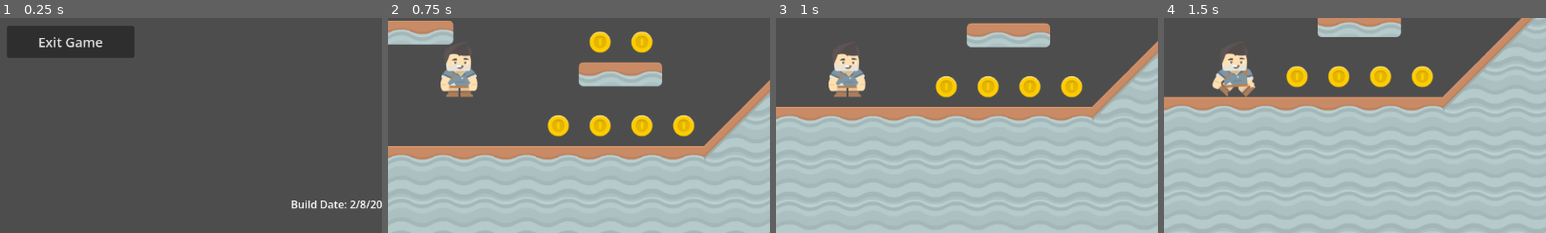
Above: before the commit, frames 1-4 (left to right).
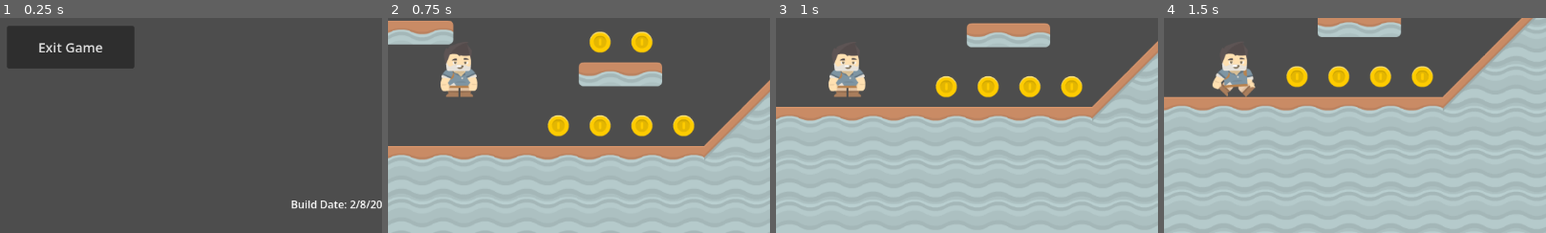
Above: after the commit, the same moments.

Repository: CBKain23/godotprojectplayground
Game: Godot game, scene res://ui/main_menu.tscn
The game is run twice, just before and just after one commit, with the same random seed, the same clock (stepped at 60 frames per second) and the same inputs.
Inputs:
- Up to frame 1 (0.25 s): no input
- Up to frame 2 (0.75 s): click "Start Game" at 0.5 s
- Up to frame 3 (1 s): no input
- Up to frame 4 (1.5 s): hold Right (move_right) from 1.28 s (still down)
The pictures show only the part of the screen within x 41-91%, y 50-100%; the shares and areas given below are measured in that part.

The runs differ from the first frame. In frame 1, 2.2% of the frame differs, in the area x 2-35%, y 8-24%; in frame 2, nothing differs; in frame 3, nothing differs; in frame 4, nothing differs.

Commit message:
Added Level Manager to AutoLoad

Diff:
--- a/project.godot
+++ b/project.godot
@@ -14,6 +14,10 @@
 run/main_scene="uid://bbeabhcoulgha"
 config/features=PackedStringArray("4.6", "Forward Plus")
 config/icon="res://images/icon.svg"
+
+[autoload]
+
+Level="*uid://4uw0njr6x3ry"
 
 [display]
 
--- a/scripts/game_manager.gd
+++ b/scripts/game_manager.gd
@@ -17,6 +17,7 @@
 # Called when the node enters the scene tree for the first time.
 func _ready() -> void:
 
+
 	pass
 
 
--- a/scripts/level_manager.gd
+++ b/scripts/level_manager.gd
@@ -1,7 +1,8 @@
-class_name Level extends Node
+extends Node
 
 @export var baseLevel : PackedScene
 @export var testFlagLevel : PackedScene
+
 
 # Called when the node enters the scene tree for the first time.
 func _ready() -> void:
--- a/scripts/main_menu.gd
+++ b/scripts/main_menu.gd
@@ -9,6 +9,10 @@
 @export var year : int = 2026
 
 @onready var build : Label = %BuildDate
+@onready var level : Level
+
+@export_enum("Base Level", "Test Level") var levelSelect : String
+#var level_dict = {"Base Level": }
 
 # Called when the node enters the scene tree for the first time.
 func _ready() -> void:
--- a/scripts/sound_system.gd
+++ b/scripts/sound_system.gd
@@ -1,6 +1,8 @@
 class_name SoundSystem extends Node
 
 var isMusicPlaying : bool = false
+
+var music_set = {AudioStreamPlayer: MainMenuMusic}
 
 @export var game_manager : Game_Manager
 
@@ -13,6 +15,8 @@
 # Called when the node enters the scene tree for the first time.
 func _ready() -> void:
 	pass # Replace with function body.
+
+
 
 func playMusic(audio: AudioStreamPlayer):
 
--- a/ui/main_menu.tscn
+++ b/ui/main_menu.tscn
@@ -63,7 +63,7 @@
 offset_left = -96.0
 offset_top = 12.0
 offset_right = 96.0
-offset_bottom = 60.0
+offset_bottom = 76.0
 grow_horizontal = 2
 grow_vertical = 2
 theme_override_font_sizes/font_size = 20
